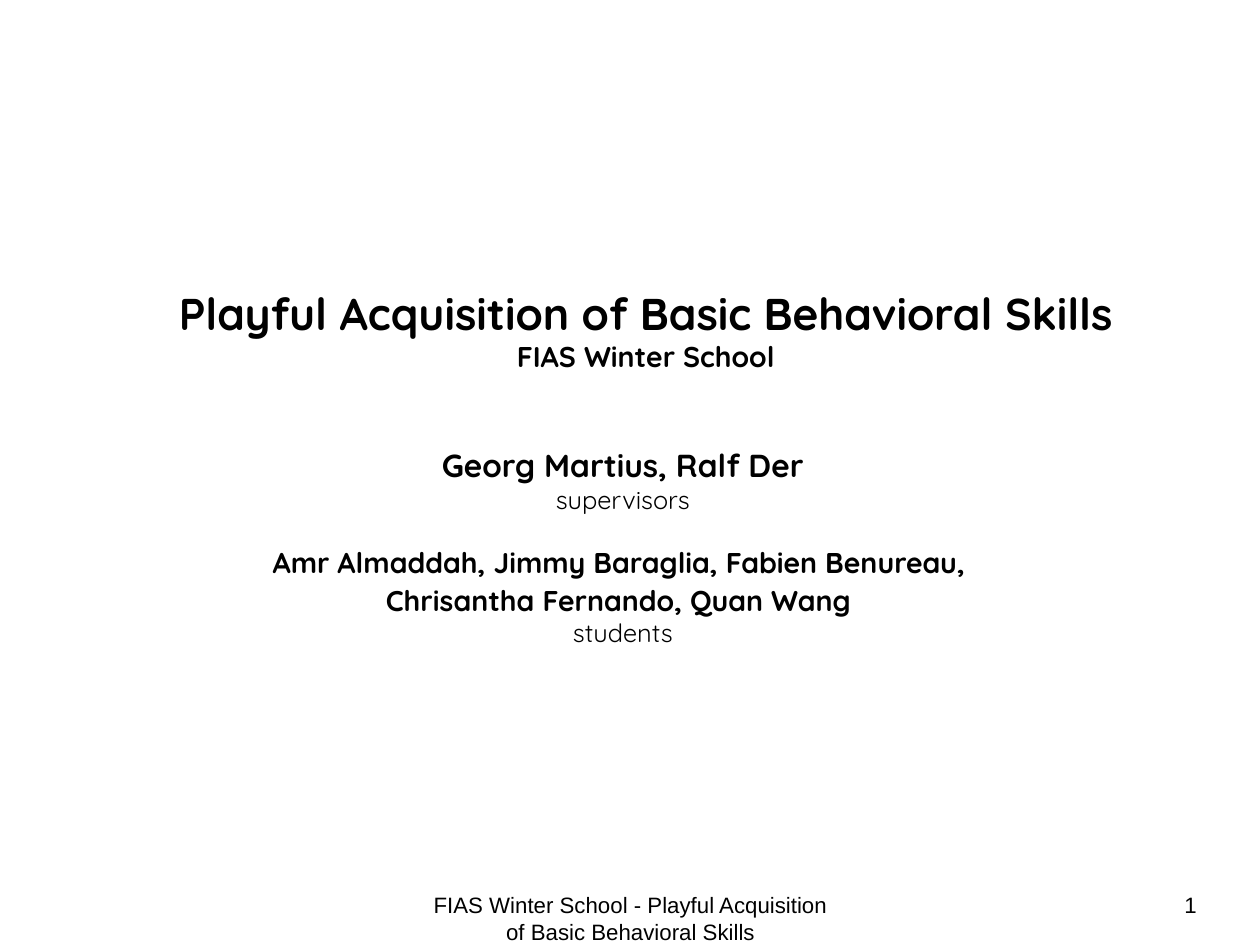
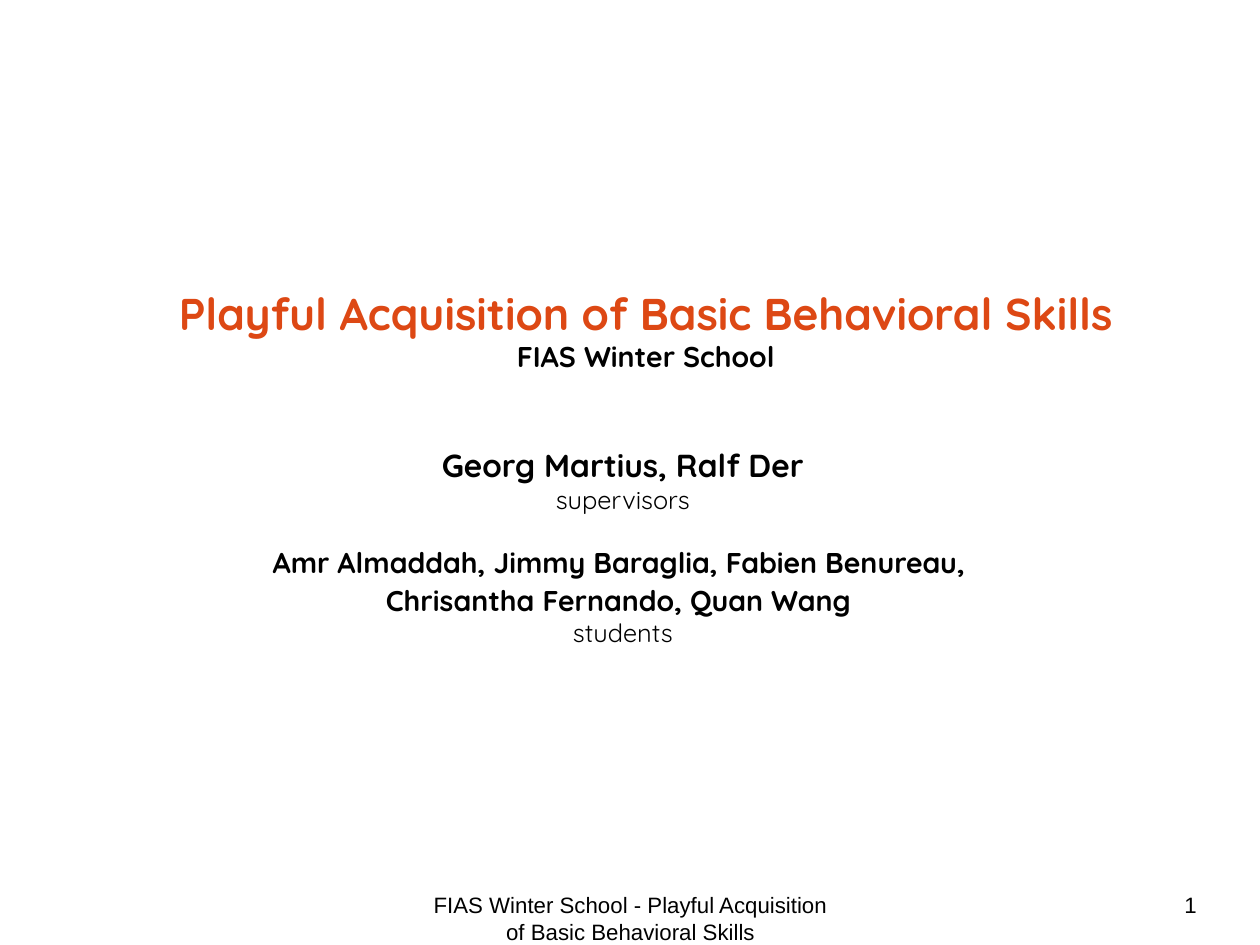
Before and after one commit to benureau/playful, a slide deck: slide 1 of presentation_fabien.odp. Drawn at 1260x945 pixels with LibreOffice and Linux fonts; fonts in the diff are those of the drawing. Boxes give left, top, right and bottom in pixels: in the first picture for what was removed or moved away, otherwise in the second. Text is boxed around its words. In the diff, an @@ line names an element or a change of style, - is before the commit and + after.

```diff
--- a/presentation_fabien.odp
+++ b/presentation_fabien.odp
@@ text at <box>179,297,1113,339</box>: text colour #000000 to #DD4814 in "Playful Acquisition of Basic Behavioral Skills" @@
```
Also in this commit, not shown: 1 other slide changed, 2 slides added, 1 other file.
